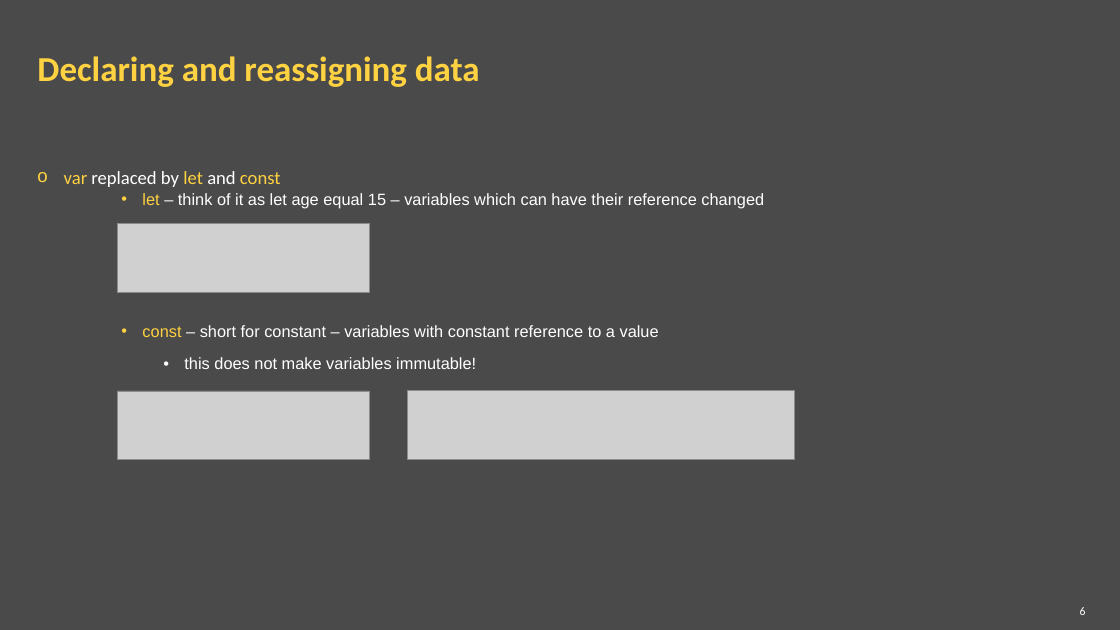
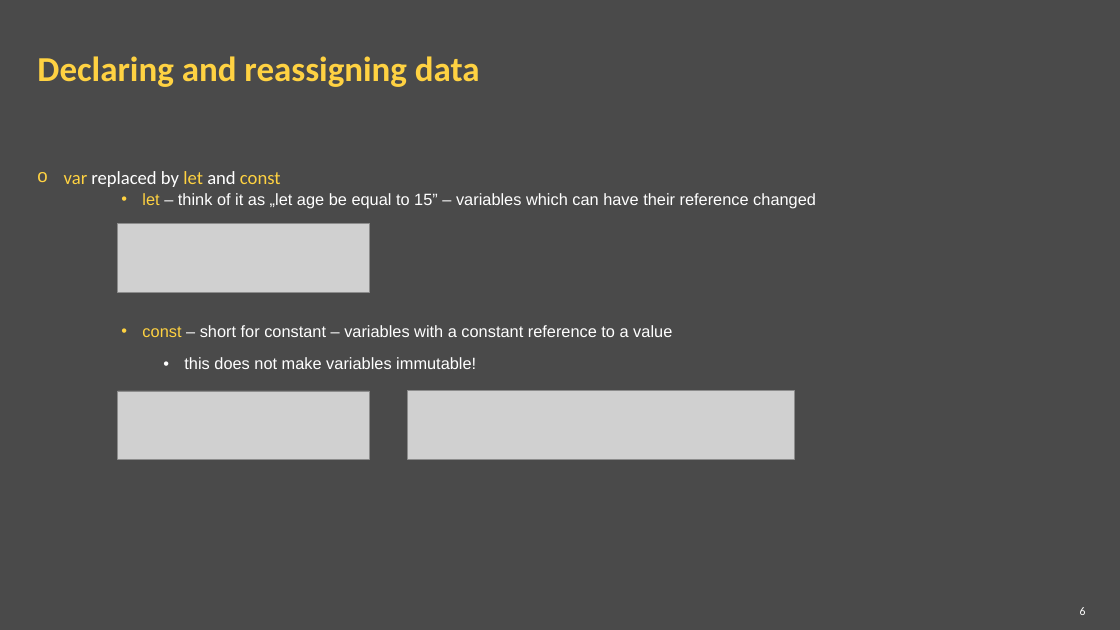
Before and after one commit to ppuzio/react-course-examples, a slide deck: slide 6 of React BEST course.pptx. Drawn at 1120x630 pixels with LibreOffice and Linux fonts; fonts in the diff are those of the drawing; grey boxes stand for pictures; background and template pictures are left out. Boxes give left, top, right and bottom in pixels: in the first picture for what was removed or moved away, otherwise in the second. Text is boxed around its words. In the diff, an @@ line names an element or a change of style, - is before the commit and + after.

```diff
--- a/React BEST course.pptx
+++ b/React BEST course.pptx
@@ text at (142,193,816,337): text changed @@
-    • let – think of it as let age equal 15 – variables which can have their reference changed
-    • const – short for constant – variables with constant reference to a value
+    • let – think of it as „let age be equal to 15” – variables which can have their reference changed
+    • const – short for constant – variables with a constant reference to a value
```
Also in this commit, not shown: 1 other slide changed.
